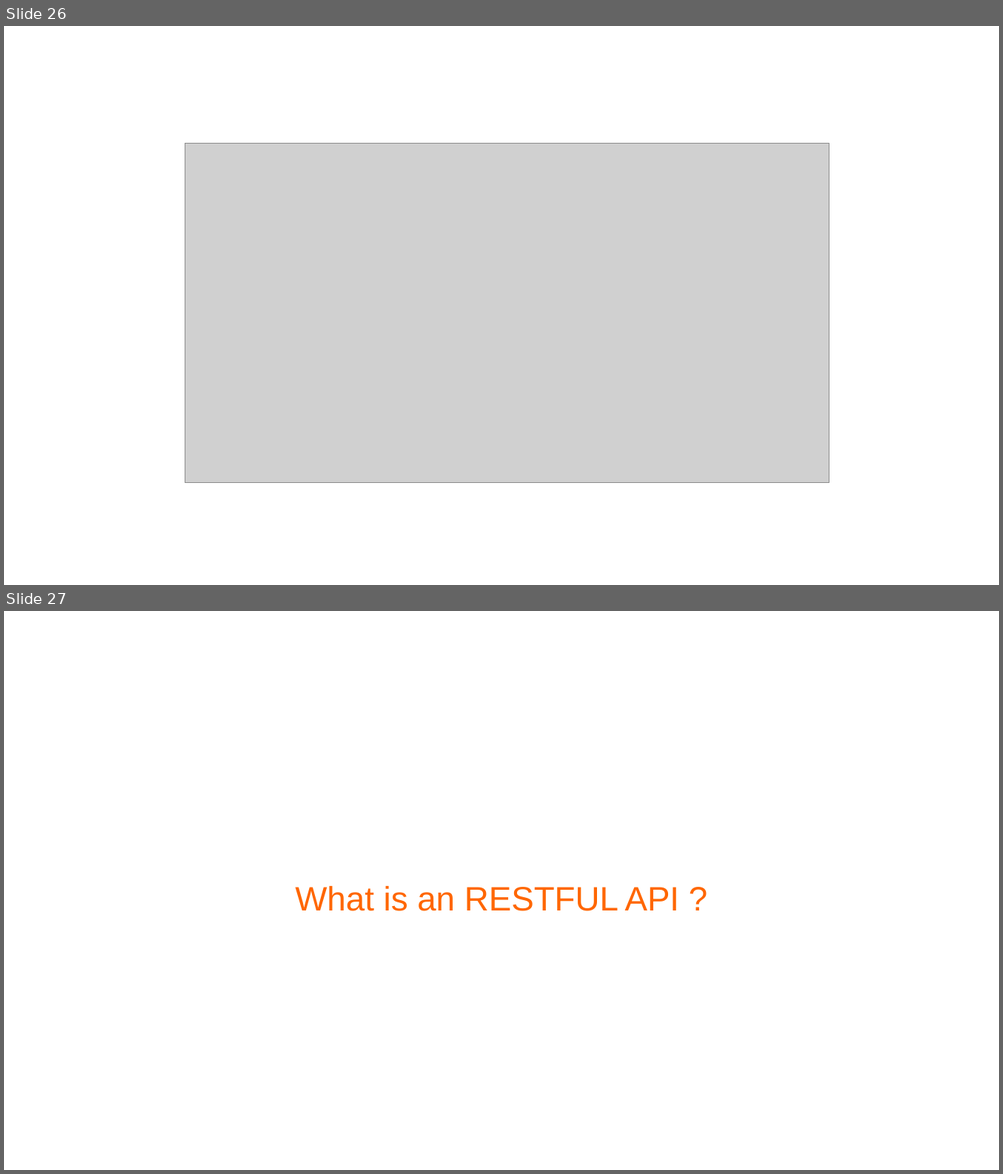
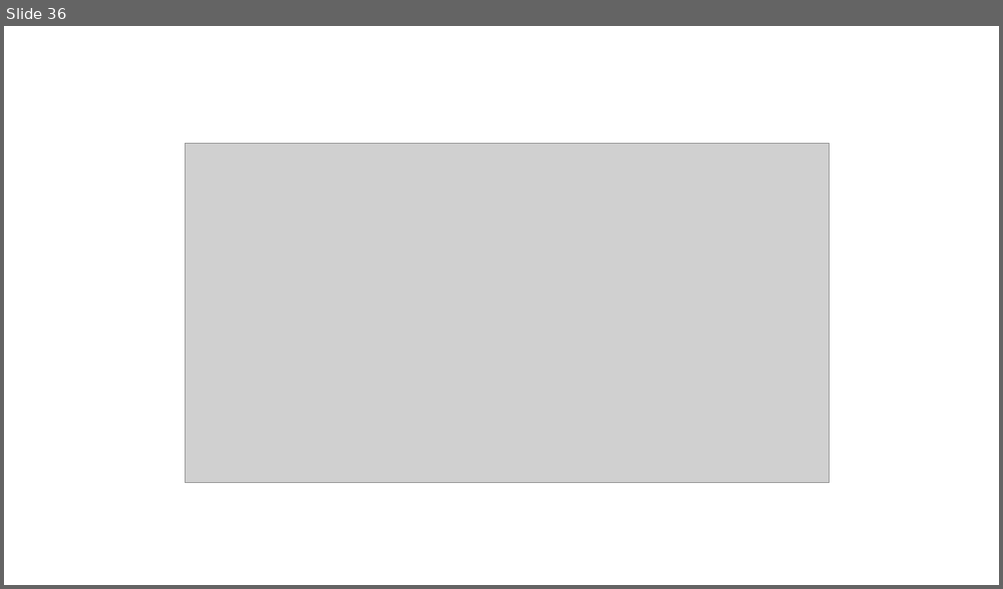
Before and after one commit to abjs/wt-json-seminar, a slide deck: wt JSON.odp. Shown one above the other, each under a label of ours: slides 26 and 27 before the commit, slide 36 after it. The pictures are 1003x1174 and 1003x589 pixels, drawn with LibreOffice and Linux fonts; fonts in the diff are those of the drawing; grey boxes stand for pictures; background and template pictures are left out. Boxes give left, top, right and bottom in pixels: in the first picture for what was removed or moved away, otherwise in the second. Text is boxed around its words. In the diff, an @@ line names an element or a change of style, - is before the commit and + after.

```diff
--- a/wt JSON.odp
+++ b/wt JSON.odp
@@ slide 27 removed at box(4, 611, 999, 1170), background #FFFFFF @@
@@ title removed at box(295, 886, 680, 911) @@
-What is an RESTFUL API ?
@@ what was slide 26 is now slide 36 @@
```
Also in this commit, not shown: 5 slides added, 1 other slide removed.
